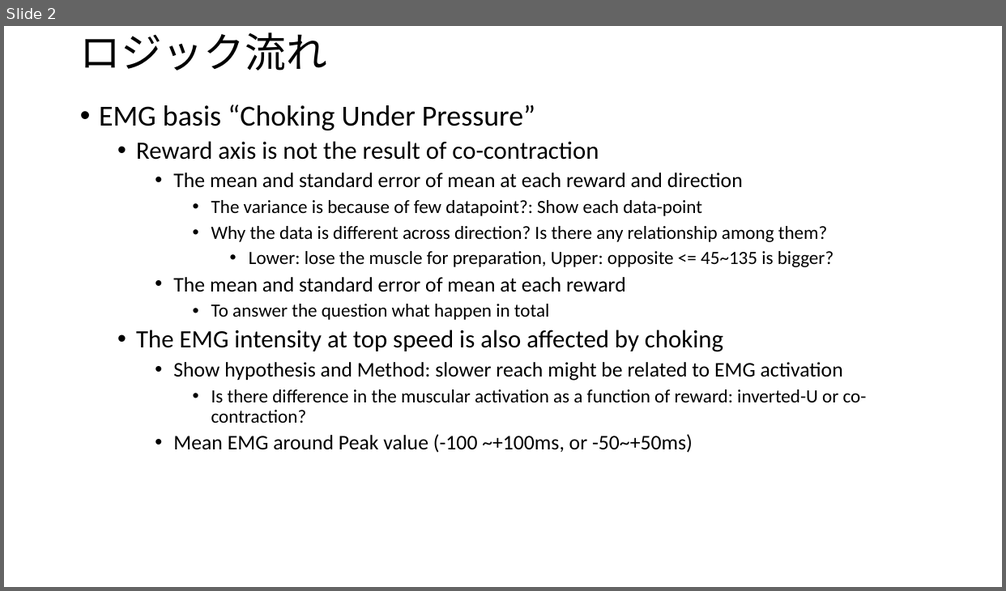
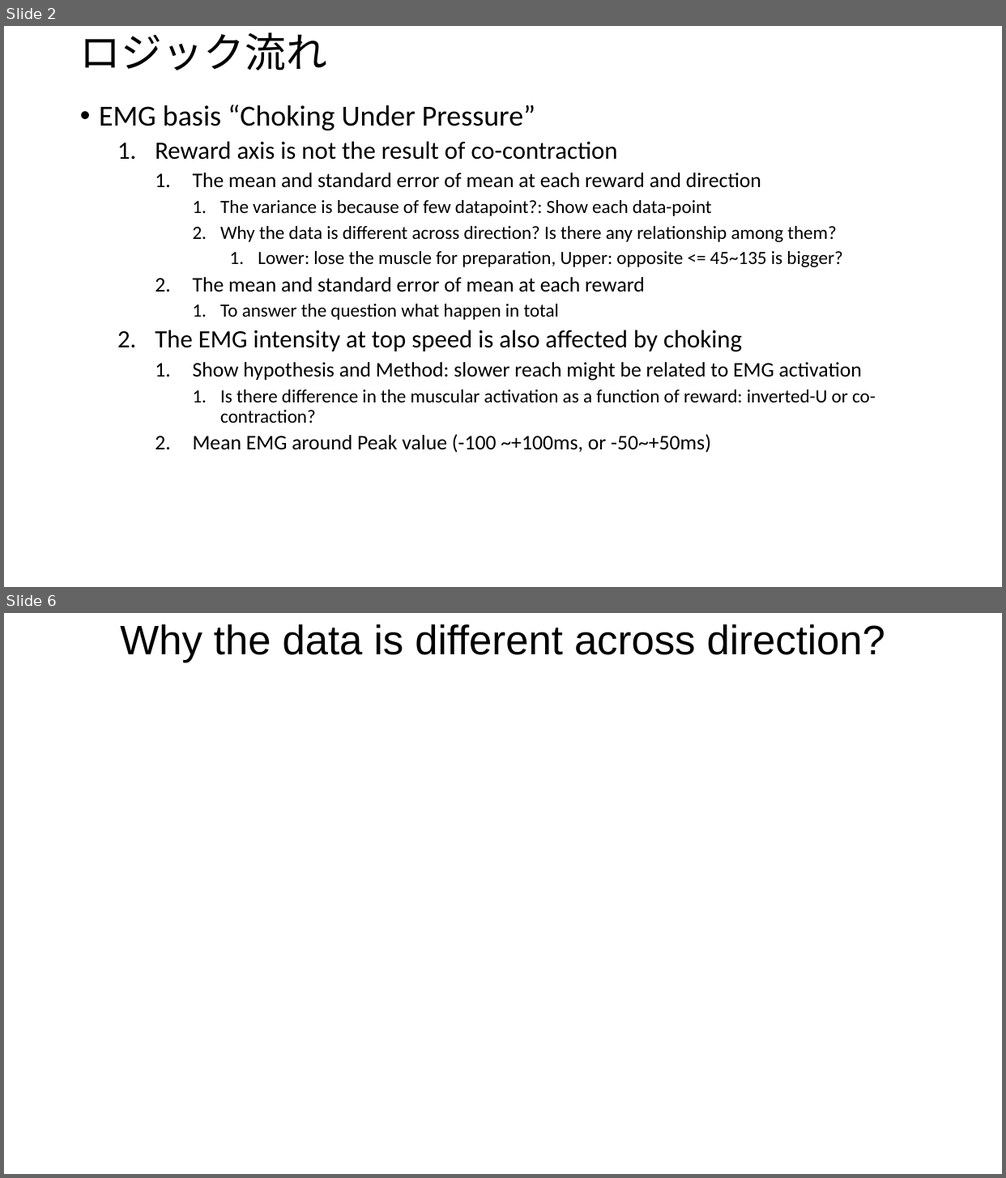
Before and after one commit to Hiroo-Miyata/chase-lab, a slide deck: report/20220902.pptx. Shown one above the other, each under a label of ours: slide 2 before the commit, slides 2 and 6 after it; the slides between them are not shown. The pictures are 1006x591 and 1006x1178 pixels, drawn with LibreOffice and Linux fonts; fonts in the diff are those of the drawing. Boxes give left, top, right and bottom in pixels: in the first picture for what was removed or moved away, otherwise in the second. Text is boxed around its words. In the diff, an @@ line names an element or a change of style, - is before the commit and + after.

```diff
--- a/report/20220902.pptx
+++ b/report/20220902.pptx
@@ slide 6 added at (4,613,1002,1174), background #FFFFFF @@
@@ title added at (120,624,885,663), 39.6 pt, text #000000 @@
+Why the data is different across direction?
@@ slide 2 changed as well @@
@@ text at (155,141,876,453): bullet • to 1. @@
```
Also in this commit, not shown: 1 other slide changed, 7 other slides added, 14 other files.
